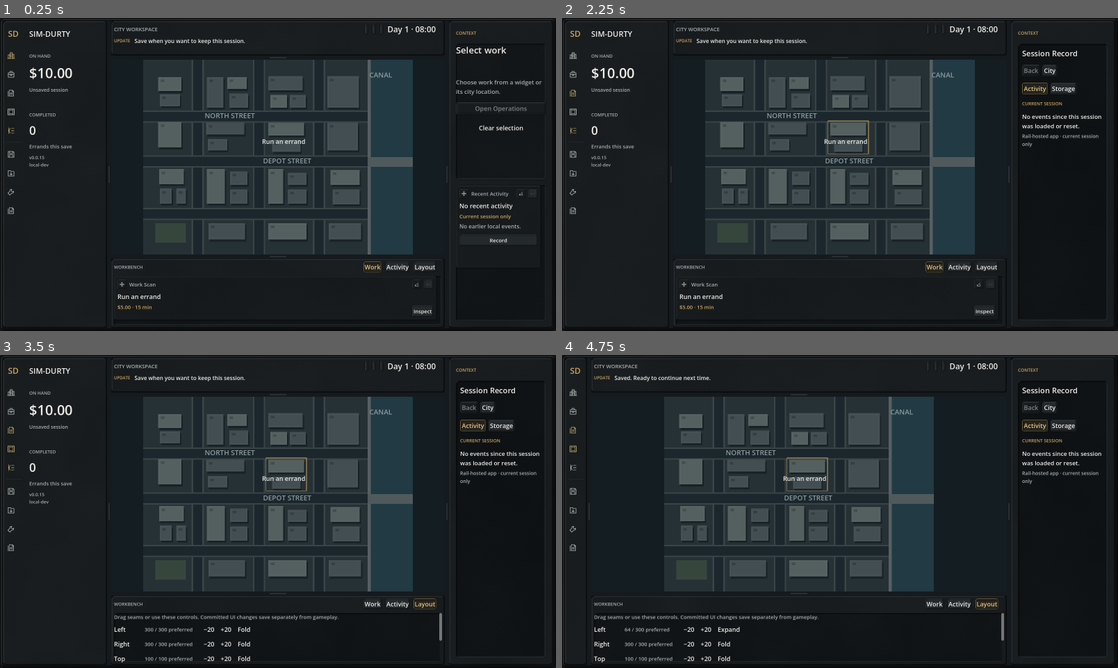
Above: before the commit, frames 1-4 (two rows, left to right).
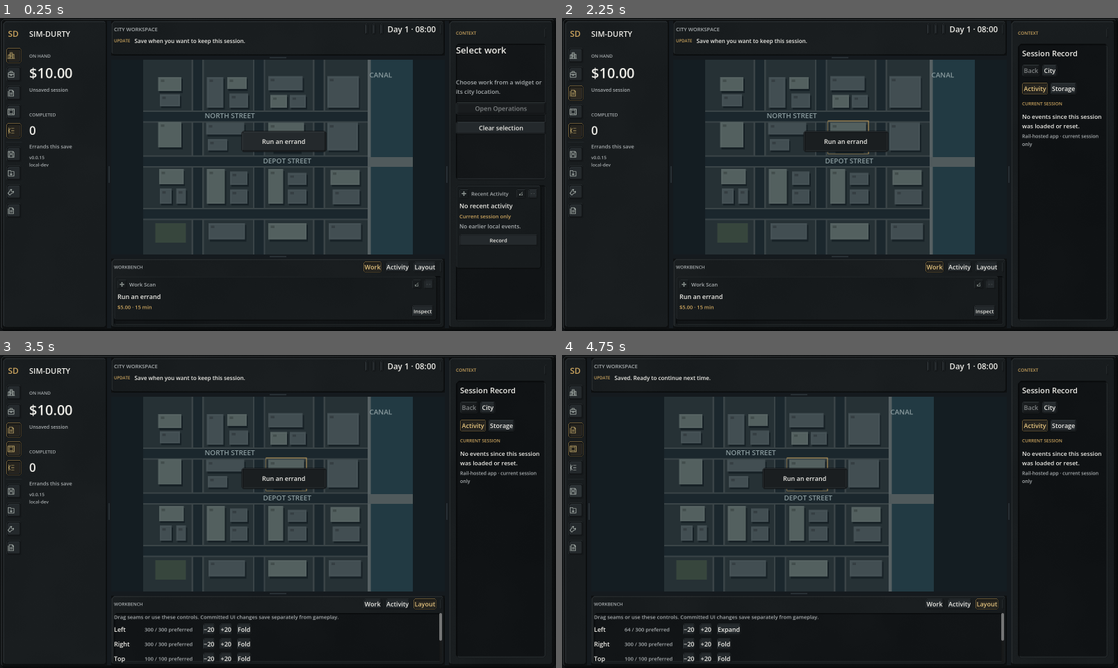
Above: after the commit, the same moments.

Repository: hobokingyt-sketch/SIM-DURTY
Game: Godot game, scene res://game/app/main.tscn
Two runs of this game, one before a commit and one after it. Both use one fixed random seed, a clock stepped at 60 frames per second and the inputs below.
Inputs (mouse positions are in pixels of both pictures, inside the frame that each line leads up to):
- Up to frame 1 (0.25 s): no input
- Up to frame 2 (2.25 s): click (573, 55) at 0.52 s; click (573, 74) at 1.25 s; click (573, 93) at 2.02 s
- Up to frame 3 (3.5 s): click (11, 448) at 2.77 s
- Up to frame 4 (4.75 s): click (573, 467) at 3.52 s; click (573, 492) at 4.27 s

The runs differ from the first frame. In frame 1, 0.5% of the frame differs, in the area x 1-98%, y 9-43%; in frame 2, 0.5%; in frame 3, 0.5%; in frame 4, 0.5%, in the area x 1-52%, y 21-98%.
Error before the commit: Invalid access to property or key 'face_bevel' on a base object of type 'Dictionary'. (res://game/ui/theme/os_control_surface.gd:91)

Commit message:
Complete R3 face-bevel specs for every control role

Diff:
--- a/game/ui/theme/os_control_surface.gd
+++ b/game/ui/theme/os_control_surface.gd
@@ -54,7 +54,7 @@
 		OsControls.ROLE_PRIMARY:
 			return {"chamfer": 4, "face_inset": 4, "face_bevel": 2, "patch": 8}
 		OsControls.ROLE_LAUNCHER:
-			return {"chamfer": 4, "face_inset": 4, "patch": 8}
+			return {"chamfer": 4, "face_inset": 4, "face_bevel": 2, "patch": 8}
 		OsControls.ROLE_TAB:
 			return {"chamfer": 4, "face_inset": 3, "face_bevel": 2, "patch": 7}
 		OsControls.ROLE_NAV:
@@ -62,8 +62,8 @@
 		OsControls.ROLE_HANDLE, OsControls.ROLE_COMPACT:
 			return {"chamfer": 3, "face_inset": 3, "face_bevel": 1, "patch": 6}
 		OsControls.ROLE_FOLD:
-			return {"chamfer": 3, "face_inset": 3, "patch": 6}
-	return {"chamfer": 4, "face_inset": 3, "patch": 7}
+			return {"chamfer": 3, "face_inset": 3, "face_bevel": 1, "patch": 6}
+	return {"chamfer": 4, "face_inset": 3, "face_bevel": 2, "patch": 7}
 
 
 static func contract() -> Dictionary:
